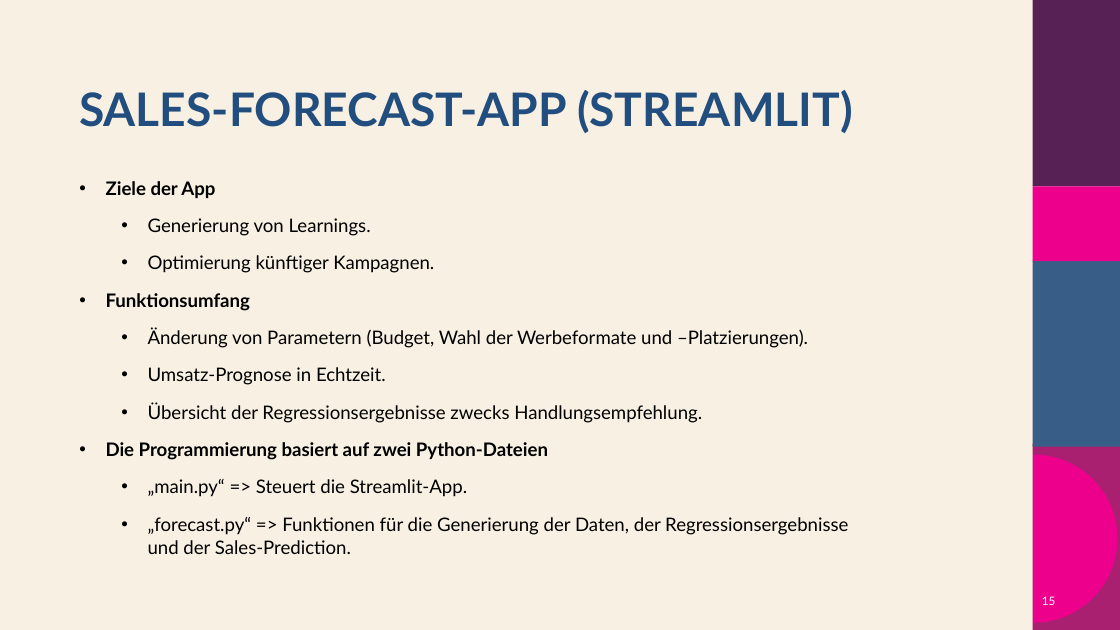
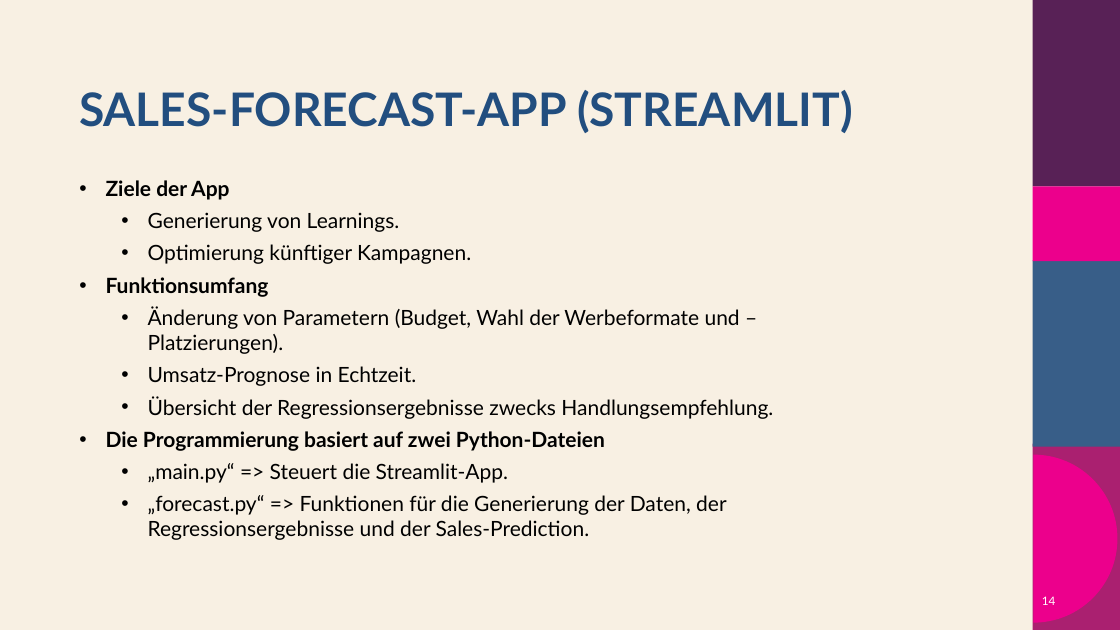
Before and after one commit to oliverschulz1983/Machine-learning-in-online-marketing-analysis-and-identification-of-optimisation-opportunities, a slide deck: slide 14 of Machine_Learning_in_Online_Marketing.pptx (slide 15 before the commit). Drawn at 1120x630 pixels with LibreOffice and Linux fonts; fonts in the diff are those of the drawing; background and template pictures are left out. Boxes give left, top, right and bottom in pixels: in the first picture for what was removed or moved away, otherwise in the second. Text is boxed around its words. In the diff, an @@ line names an element or a change of style, - is before the commit and + after.

```diff
--- a/Machine_Learning_in_Online_Marketing.pptx
+++ b/Machine_Learning_in_Online_Marketing.pptx
@@ text "Ziele der App" at (106, 180, 773, 540): size 16 to 18 pt; line spacing 20pt to 1; less space between paragraphs @@
@@ page number at (1042, 596, 1055, 605): text changed @@
-15
+14
```
Also in this commit, not shown: 9 other slides changed, 1 slide removed.
